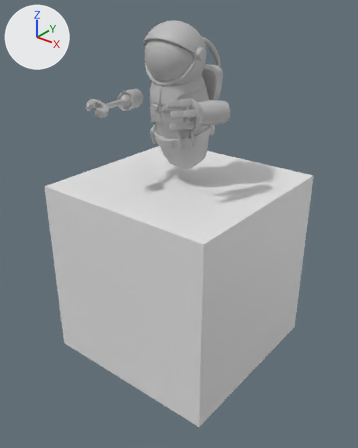
Two versions of the Blender file PATATA/Blender/ANIMACIONES/MOVIMIENTOSPERSJ.blend, one commit apart.
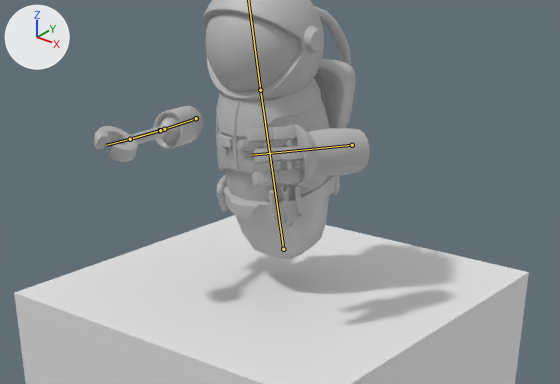
Each version appears first whole from a camera (50 mm lens) standing at (3.01, -3.83, 1.86) and looking at (0.04, -0.11, -0.45), and next in a close-up on the part from 10% to 92% of the width and 7% to 52% of the height. Every picture has the same lights, and +X, +Y and +Z are marked at upper left. Both versions are drawn at frame 60 of the action 'Holding'; the numbers are the values there. The bones that bend it are drawn over the model as lines in the close-ups.

In view in the first close-up: 'BrazoDer_Antebrazo.001', 'BrazoIzq_Antebrazo', 'BrazoIzq_Gancho.001', 'BrazoIzq_LoQueSeEstira.001', 'Casco.001', 'Cube', 'Torso.001'.
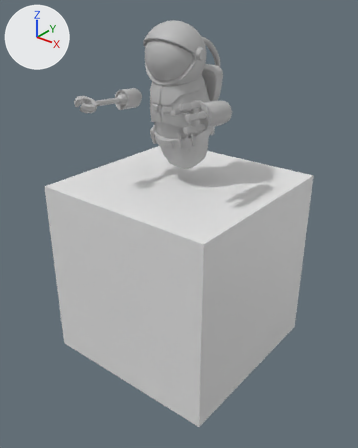
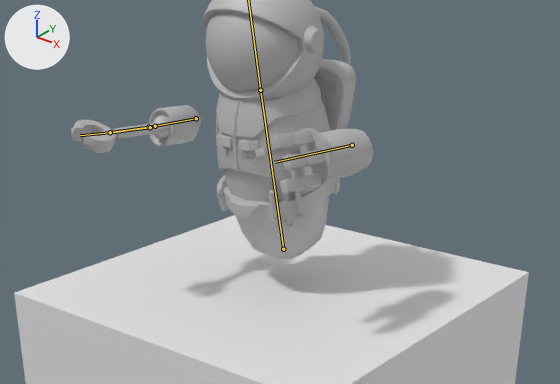
The change in detail:
Bone 'AnteBrazo.R' (bone_antebrazo_r) turns from (94, 15, -32) to (85, 12, -26) degrees about its own x, y and z.
Bone 'Brazo.L' (bone_brazo_l) turns from (104, -20, 24) to (88, -13, 25) degrees about its own x, y and z.

Boxes (x1, y1, x2, y2) around the edits, measured in the close-ups (560 x 384 px):
'BrazoDer_Antebrazo.001', posed (12% narrower, 8% taller)
    before: (236, 125, 370, 186)
    after: (255, 128, 373, 194)
'BrazoIzq_Antebrazo', posed
    before: (153, 106, 203, 149)
    after: (149, 105, 201, 147)
'BrazoIzq_Gancho.001', posed (8% shorter)
    before: (94, 126, 138, 162)
    after: (71, 120, 115, 153)
'BrazoIzq_LoQueSeEstira.001', posed (24% wider, 11% shorter)
    before: (131, 126, 168, 144)
    after: (113, 123, 159, 139)
'BrazoIzq_LoQueSeEstira001.001', posed (not visible before)
    after: (112, 130, 118, 138)
bone 'AnteBrazo.R', root to tip
    before: (196, 118) to (164, 129)
    after: (196, 118) to (155, 126)
bone 'Brazo.L', root to tip
    before: (352, 145) to (251, 155)
    after: (352, 145) to (275, 162)
